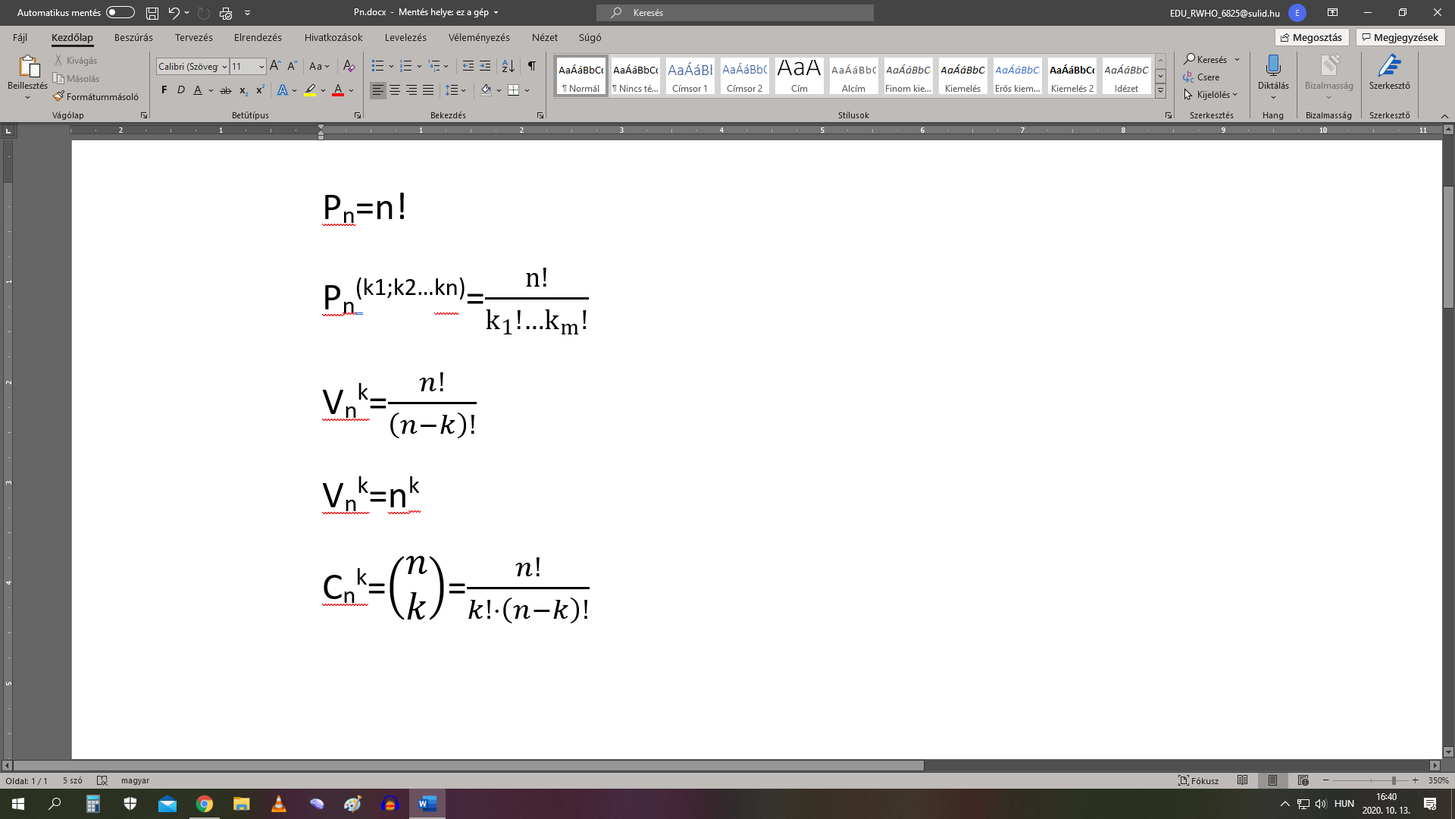
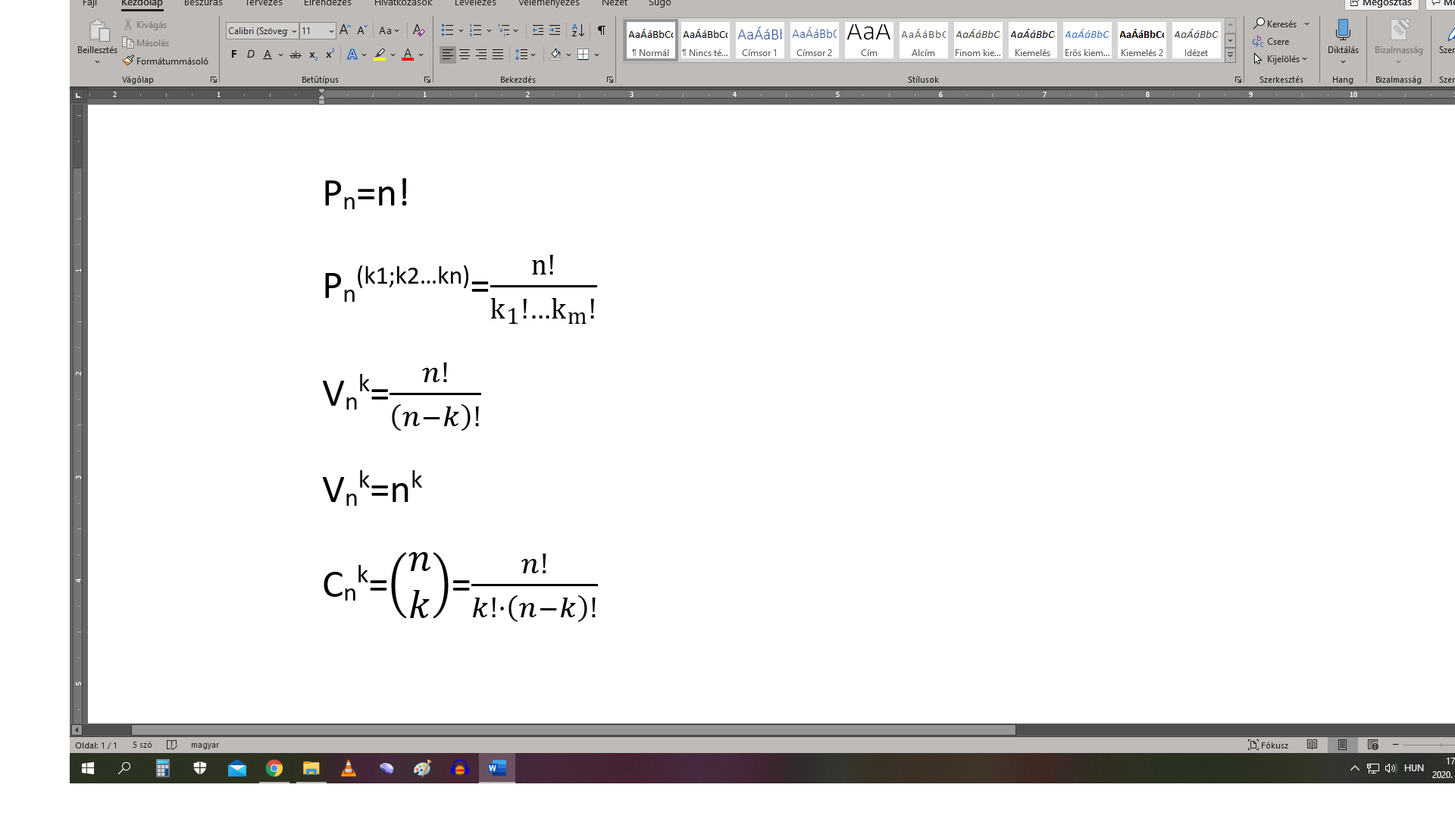
Layered file, before and after one edit (1455 x 819). Changes by layer:
removed layer "Beillesztett réteg #1" over (322, 178, 408, 226)
removed layer "Beillesztett réteg #2" over (322, 256, 598, 335)
removed layer "Beillesztett réteg #3" over (322, 362, 482, 439)
hid "Beillesztett réteg #5", moved it above "Beillesztett réteg #6", painted on it over (322, 469, 599, 624)
removed layer "Beillesztett réteg" over (0, 0, 1455, 819)
renamed "Beillesztett réteg #4" to "Beillesztett réteg #10", painted on it over (69, 0, 1455, 783)
